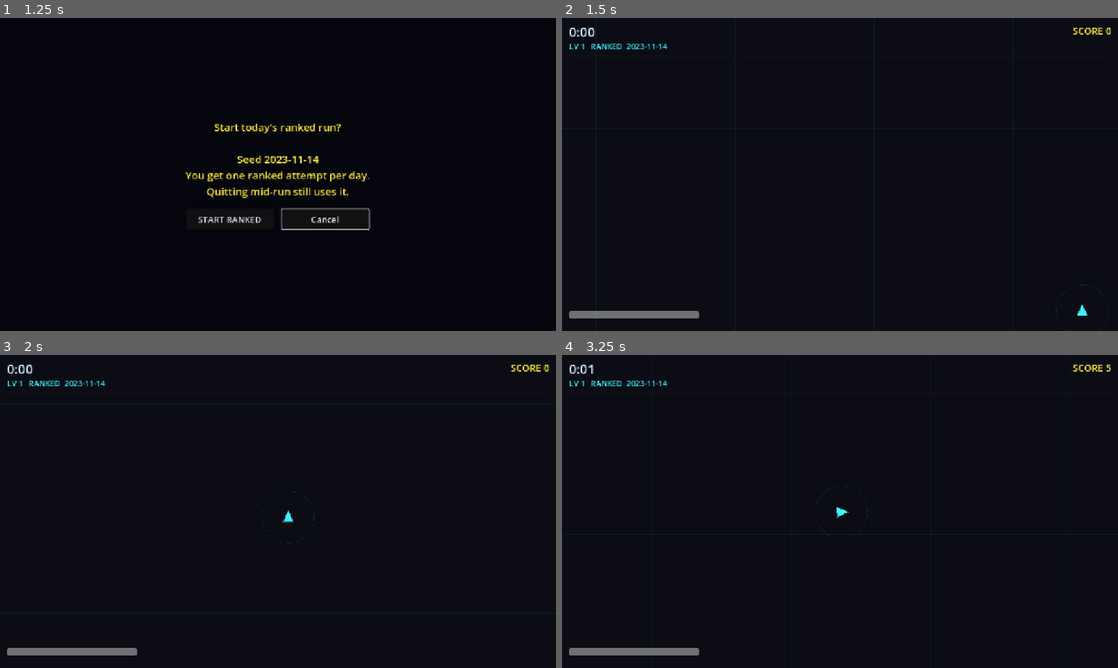
Above: before the commit, frames 1-4 (two rows, left to right).
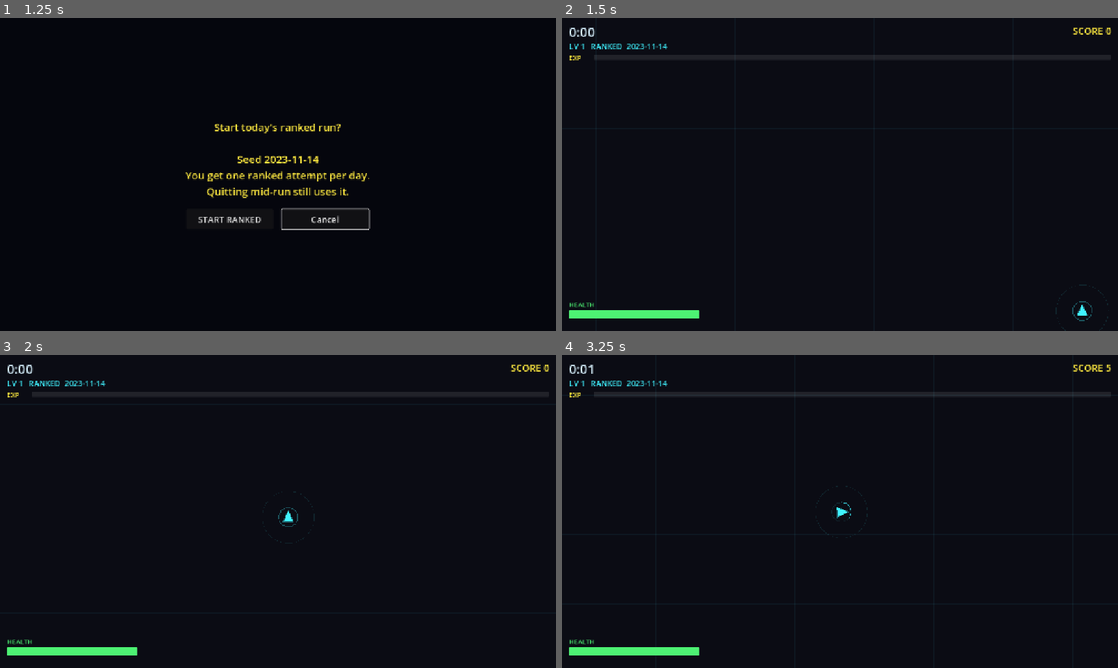
Above: after the commit, the same moments.

Repository: NeekPizza/godot-roguelite
Game: Godot game, scene res://scenes/main_menu.tscn
The game is run twice, just before and just after one commit, with the same random seed, the same clock (stepped at 60 frames per second) and the same inputs.
Inputs (mouse positions are in pixels of both pictures, inside the frame that each line leads up to):
- Up to frame 1 (1.25 s): click "TODAY — RANKED" at 0.5 s
- Up to frame 2 (1.5 s): click "START RANKED" at 1.25 s
- Up to frame 3 (2 s): no input
- Up to frame 4 (3.25 s): tap Enter (ui_accept) at 2, 2.27 s; move the mouse to (962, 495) at 2.02 s; hold D (move_right) 2.03-2.75 s; tap Space (dash, bound only after the commit) at 2.1 s; click (962, 495) at 2.17 s; tap Shift at 2.3 s; drag from (728, 527) to (856, 511) at 2.77 s

Frame 1 is identical in both runs. In frame 2, 0.7% of the frame differs, in the area x 1-96%, y 12-97%; in frame 3, 0.7%; in frame 4, 1.1%, in the area x 1-99%, y 11-96%.

Commit message:
6a: dash, and label/colour the EXP and HEALTH bars
DASH — 190px over 0.16s, 0.32s of invulnerability, 3.0s cooldown, all in
balance.gd.
- I-frames deliberately OUTLAST the movement (0.32 > 0.16) so they also cover
  the landing; a window that ended mid-dash would read as the dash "not
  working".
- Tracked in _dash_iframes, separate from damage i-frames, so the hurt tint and
  the dash tell stay visually distinct.
- The dash overrides steering for its duration. Committing to the burst is the
  cost that makes the invulnerability a decision rather than a free dodge.
- Tell: body drops to 45% alpha, three fading afterimages, and a cooldown ring
  under the player. Invulnerability the player cannot see is indistinguishable
  from luck, and a dodge that reads as luck teaches nothing.
- Bound to Space, Shift, right mouse, and the pad's right shoulder.
- dash_cooldown_scale / dash_iframe_scale exist for 6b's Guard passive.

BARS — EXP labelled and gem-gold, HEALTH labelled and green. The colours are
applied at RUNTIME from Balance.GEM_COLOR / HEALTH_COLOR: the .tscn carries
matching values for the editor preview, but a StyleBoxFlat cannot reference a
GDScript constant, so without this the EXP bar could silently stop matching the
gems it represents. xp_gem.gd now reads the same constant.

DETERMINISM — the scripted test player now dashes on a deterministic schedule,
because dash changes position and position drives kills, pickups and level
timing; leaving it out would test a movement model the game no longer uses. The
digest gained a `dashes` field. Check green including its negative control, with
24 dashes exercised over a 15-minute run.

New tests/dash_test.tscn proves the i-frames actually block damage, the cooldown
gates, and the tell is set — a dash that moves you but does not protect you is
just a speed boost. Verified the visual by briefly exaggerating the durations to
catch the transient in a still, then reverting.

Also added a dash sound; SFX_DB and the loaded set stay in sync per the
cross-check test added earlier.

Co-Authored-By: Claude Opus 4.8 (1M context) <noreply@anthropic.com>

Diff:
--- a/scenes/run.tscn
+++ b/scenes/run.tscn
@@ -1,10 +1,31 @@
-[gd_scene load_steps=6 format=3]
+[gd_scene load_steps=9 format=3]
 
 [ext_resource type="Script" path="res://scripts/run.gd" id="1"]
 [ext_resource type="PackedScene" path="res://scenes/player.tscn" id="2"]
 [ext_resource type="Script" path="res://scripts/world_bounds.gd" id="3"]
 [ext_resource type="Script" path="res://scripts/fx.gd" id="4"]
 [ext_resource type="PackedScene" path="res://scenes/settings_panel.tscn" id="5"]
+
+[sub_resource type="StyleBoxFlat" id="BarBg"]
+bg_color = Color(1, 1, 1, 0.09)
+corner_radius_top_left = 2
+corner_radius_top_right = 2
+corner_radius_bottom_right = 2
+corner_radius_bottom_left = 2
+
+[sub_resource type="StyleBoxFlat" id="XpFill"]
+bg_color = Color(1, 0.92, 0.25, 1)
+corner_radius_top_left = 2
+corner_radius_top_right = 2
+corner_radius_bottom_right = 2
+corner_radius_bottom_left = 2
+
+[sub_resource type="StyleBoxFlat" id="HpFill"]
+bg_color = Color(0.3, 0.95, 0.45, 1)
+corner_radius_top_left = 2
+corner_radius_top_right = 2
+corner_radius_bottom_right = 2
+corner_radius_bottom_left = 2
 
 [node name="Run" type="Node2D"]
 script = ExtResource("1")
@@ -63,23 +84,47 @@
 theme_override_font_sizes/font_size = 18
 text = "LV 1"
 
+[node name="HealthLabel" type="Label" parent="HUD/Root"]
+anchor_top = 1.0
+anchor_bottom = 1.0
+offset_left = 16.0
+offset_top = -72.0
+offset_right = 160.0
+offset_bottom = -50.0
+theme_override_colors/font_color = Color(0.3, 0.95, 0.45, 1)
+theme_override_font_sizes/font_size = 15
+text = "HEALTH"
+
 [node name="HPBar" type="ProgressBar" parent="HUD/Root"]
 anchor_top = 1.0
 anchor_bottom = 1.0
 offset_left = 16.0
-offset_top = -46.0
+offset_top = -48.0
 offset_right = 316.0
 offset_bottom = -28.0
+theme_override_styles/background = SubResource("BarBg")
+theme_override_styles/fill = SubResource("HpFill")
 max_value = 100.0
 value = 100.0
 show_percentage = false
 
+[node name="ExpLabel" type="Label" parent="HUD/Root"]
+offset_left = 16.0
+offset_top = 80.0
+offset_right = 76.0
+offset_bottom = 102.0
+theme_override_colors/font_color = Color(1, 0.92, 0.25, 1)
+theme_override_font_sizes/font_size = 15
+text = "EXP"
+
 [node name="XPBar" type="ProgressBar" parent="HUD/Root"]
 anchor_right = 1.0
-offset_left = 16.0
+offset_left = 74.0
 offset_top = 84.0
 offset_right = -16.0
-offset_bottom = 92.0
+offset_bottom = 96.0
+theme_override_styles/background = SubResource("BarBg")
+theme_override_styles/fill = SubResource("XpFill")
 max_value = 5.0
 value = 0.0
 show_percentage = false
--- a/scripts/balance.gd
+++ b/scripts/balance.gd
@@ -37,6 +37,22 @@
 ## Hard ceiling on pickup radius however upgrades stack. Without it, collection
 ## stops being a movement decision and becomes an automatic sweep.
 const PLAYER_PICKUP_RADIUS_MAX := 200.0
+
+# --- Dash (v1.2, 6a) ---------------------------------------------------------
+## The one active verb in a game otherwise about positioning, and the answer to
+## being cornered.
+const DASH_DISTANCE := 190.0
+const DASH_DURATION := 0.16
+## Outlasts the movement so it also covers the landing — an i-frame window that
+## ends mid-dash would read as the dash "not working".
+const DASH_IFRAMES := 0.32
+const DASH_COOLDOWN := 3.0
+## The tell. Invulnerability the player cannot see is indistinguishable from
+## luck, and a dodge that reads as luck teaches nothing.
+const DASH_ALPHA := 0.45
+const DASH_AFTERIMAGES := 3
+const DASH_AFTERIMAGE_LIFETIME := 0.26
+const DASH_COOLDOWN_RING_RADIUS := 22.0
 
 # =============================================================================
 # WEAPON (Pulse)
@@ -222,6 +238,10 @@
 # =============================================================================
 # PICKUPS
 # =============================================================================
+## Single source of truth: the EXP bar reads this so the bar and the gems on the
+## field are provably the same colour.
+const GEM_COLOR := Color(1.0, 0.92, 0.25)
+const HEALTH_COLOR := Color(0.30, 0.95, 0.45)
 const GEM_RADIUS := 5.0
 const GEM_ATTRACT_SPEED := 420.0
 
@@ -260,6 +280,7 @@
 	"level_up": -4.0,
 	"player_hurt": 0.0,
 	"run_over": 0.0,
+	"dash": -14.0,
 	"boss_spawn": -2.0,
 	"boss_death": -2.0,
 }
--- a/scripts/game_input.gd
+++ b/scripts/game_input.gd
@@ -20,6 +20,8 @@
 	# Hold to steer toward the cursor. Registered as an action rather than
 	# polled directly so Phase 5's remapping screen can reach it.
 	"move_pointer": {"keys": [], "axis": [], "buttons": [], "mouse": [MOUSE_BUTTON_LEFT]},
+	"dash": {"keys": [KEY_SPACE, KEY_SHIFT], "axis": [], "buttons": [JOY_BUTTON_RIGHT_SHOULDER],
+			 "mouse": [MOUSE_BUTTON_RIGHT]},
 }
 
 
--- a/scripts/player.gd
+++ b/scripts/player.gd
@@ -31,10 +31,22 @@
 
 var projectile_parent: Node2D
 var godmode := false  # test hook only; see docs/TESTING.md
+var dash_cooldown_scale := 1.0   # Guard passive hooks in here at 6b
+var dash_iframe_scale := 1.0
+
 var _facing := Vector2.UP
 var _scripted_elapsed := 0.0
 var _iframes := 0.0
 var _fire_cooldown := 0.0
+
+# --- Dash state ---
+var dashes_used := 0             # exposed for the determinism digest
+var _dash_time_left := 0.0       # >0 while the burst is moving
+var _dash_iframes := 0.0         # tracked apart from damage i-frames so the
+                                 # hurt tint and the dash tell stay distinct
+var _dash_cooldown_left := 0.0
+var _dash_direction := Vector2.UP
+var _afterimages: Array[Dictionary] = []
 
 
 func _ready() -> void:
@@ -57,7 +69,12 @@
 
 func _physics_process(delta: float) -> void:
 	_iframes = maxf(0.0, _iframes - delta)
+	_dash_iframes = maxf(0.0, _dash_iframes - delta)
+	_dash_cooldown_left = maxf(0.0, _dash_cooldown_left - delta)
 	_scripted_elapsed += delta
+
+	_age_afterimages(delta)
+	_try_dash()
 	_move(delta)
 	_collect_pickups()
 	_take_contact_damage()
@@ -66,11 +83,76 @@
 
 
 func _move(delta: float) -> void:
+	# A dash overrides steering for its duration: committing to the burst is the
+	# cost that makes the invulnerability a decision rather than a free dodge.
+	if _dash_time_left > 0.0:
+		var step := minf(delta, _dash_time_left)
+		_dash_time_left -= delta
+		position += _dash_direction * (Balance.DASH_DISTANCE / Balance.DASH_DURATION) * step
+		position = Arena.clamp_position(position, Balance.PLAYER_RADIUS)
+		return
+
 	var direction := _input_direction()
 	if direction.length_squared() > 0.0:
 		_facing = direction.normalized()
 		position += _facing * move_speed * delta
 		position = Arena.clamp_position(position, Balance.PLAYER_RADIUS)
+
+
+# --- Dash --------------------------------------------------------------------
+
+func can_dash() -> bool:
+	return _dash_cooldown_left <= 0.0 and _dash_time_left <= 0.0
+
+
+func dash_cooldown_fraction() -> float:
+	var total := Balance.DASH_COOLDOWN * dash_cooldown_scale
+	if total <= 0.0:
+		return 0.0
+	return clampf(_dash_cooldown_left / total, 0.0, 1.0)
+
+
+func is_dashing() -> bool:
+	return _dash_time_left > 0.0 or _dash_iframes > 0.0
+
+
+func _try_dash() -> void:
+	if not _dash_requested() or not can_dash():
+		return
+	# Dash along current steering if there is any, otherwise along facing, so a
+	# standing player still gets a usable escape rather than nothing.
+	var steer := _input_direction()
+	_dash_direction = steer.normalized() if steer.length_squared() > 0.0 else _facing
+	_facing = _dash_direction
+	_dash_time_left = Balance.DASH_DURATION
+	_dash_iframes = Balance.DASH_IFRAMES * dash_iframe_scale
+	_dash_cooldown_left = Balance.DASH_COOLDOWN * dash_cooldown_scale
+	dashes_used += 1
+
+	for i in Balance.DASH_AFTERIMAGES:
+		_afterimages.append({
+			"pos": position,
+			"angle": _facing.angle(),
+			"life": Balance.DASH_AFTERIMAGE_LIFETIME * (1.0 - float(i) * 0.22),
+			"max_life": Balance.DASH_AFTERIMAGE_LIFETIME,
+		})
+	Sfx.play("dash")
+
+
+func _dash_requested() -> bool:
+	if RunConfig.scripted_input_seed != "":
+		return ScriptedInput.wants_dash(RunConfig.scripted_input_seed, _scripted_elapsed)
+	return Input.is_action_just_pressed("dash")
+
+
+## Cosmetic only — afterimages never touch gameplay state.
+func _age_afterimages(delta: float) -> void:
+	var index := _afterimages.size() - 1
+	while index >= 0:
+		_afterimages[index]["life"] -= delta
+		if _afterimages[index]["life"] <= 0.0:
+			_afterimages.remove_at(index)
+		index -= 1
 
 
 ## Real input, unless a test has installed a synthetic player.
@@ -149,6 +231,8 @@
 func take_damage(amount: float) -> void:
 	if godmode:
 		return
+	if _dash_iframes > 0.0:
+		return  # Dashing through it — the whole point of the dash.
 	if _iframes > 0.0 or hp <= 0.0:
 		return  # Already dead: never emit `died` twice.
 	hp -= amount
@@ -165,17 +249,49 @@
 	damaged.emit(hp)
 
 
-func _draw() -> void:
-	var radius := Balance.PLAYER_RADIUS
-	var color := COLOR_HURT if _iframes > 0.0 else COLOR_BODY
-	var angle := _facing.angle() + PI * 0.5
-	var points := PackedVector2Array([
+func _body_points(radius: float, angle: float) -> PackedVector2Array:
+	return PackedVector2Array([
 		Vector2(0.0, -radius).rotated(angle),
 		Vector2(-radius * 0.8, radius * 0.7).rotated(angle),
 		Vector2(radius * 0.8, radius * 0.7).rotated(angle),
 	])
-	draw_colored_polygon(points, color)
+
+
+func _draw() -> void:
+	var radius := Balance.PLAYER_RADIUS
+	var color := COLOR_HURT if _iframes > 0.0 else COLOR_BODY
+
+	# Afterimages trail behind the dash, drawn in this node's local space.
+	for image in _afterimages:
+		var fade: float = clampf(image["life"] / image["max_life"], 0.0, 1.0)
+		var local: Vector2 = image["pos"] - position
+		var ghost := _body_points(radius, image["angle"] + PI * 0.5)
+		for i in ghost.size():
+			ghost[i] += local
+		draw_colored_polygon(ghost, Color(COLOR_BODY, 0.30 * fade))
+
+	var angle := _facing.angle() + PI * 0.5
+	var points := _body_points(radius, angle)
+	# Translucent while invulnerable: the tell has to be legible at a glance,
+	# because an unseen i-frame window is indistinguishable from luck.
+	var body_alpha := Balance.DASH_ALPHA if is_dashing() else 1.0
+	draw_colored_polygon(points, Color(color, body_alpha))
 	# Faked glow: GL Compatibility has no cheap post-process bloom, so we ring
 	# the shape with a translucent outline instead.
-	draw_polyline(points + PackedVector2Array([points[0]]), Color(color, 0.35), 3.0)
+	draw_polyline(points + PackedVector2Array([points[0]]), Color(color, 0.35 * body_alpha), 3.0)
 	draw_arc(Vector2.ZERO, pickup_radius, 0.0, TAU, 32, Color(color, 0.10), 1.0)
+
+	_draw_dash_ring()
+
+
+## Cooldown as a ring that fills back around the player, so readiness is visible
+## without looking away from the fight.
+func _draw_dash_ring() -> void:
+	var ring := Balance.DASH_COOLDOWN_RING_RADIUS
+	if can_dash():
+		draw_arc(Vector2.ZERO, ring, 0.0, TAU, 28, Color(COLOR_BODY, 0.30), 2.0)
+		return
+	var ready_fraction := 1.0 - dash_cooldown_fraction()
+	draw_arc(Vector2.ZERO, ring, 0.0, TAU, 28, Color(COLOR_BODY, 0.10), 2.0)
+	draw_arc(Vector2.ZERO, ring, -PI * 0.5, -PI * 0.5 + TAU * ready_fraction, 28,
+		Color(COLOR_BODY, 0.55), 2.0)
--- a/scripts/run.gd
+++ b/scripts/run.gd
@@ -27,6 +27,8 @@
 @onready var _level_label: Label = $HUD/Root/LevelLabel
 @onready var _hp_bar: ProgressBar = $HUD/Root/HPBar
 @onready var _xp_bar: ProgressBar = $HUD/Root/XPBar
+@onready var _exp_label: Label = $HUD/Root/ExpLabel
+@onready var _health_label: Label = $HUD/Root/HealthLabel
 
 @onready var _levelup_layer: CanvasLayer = $LevelUpLayer
 @onready var _levelup_buttons: HBoxContainer = $LevelUpLayer/Root/Center/Panel/Cards
@@ -132,6 +134,8 @@
 	_pause_menu.pressed.connect(_to_menu)
 	_pause_settings_panel.closed.connect(_close_pause_settings)
 
+	_apply_bar_colours()
+
 	_levelup_layer.hide()
 	_pause_layer.hide()
 	_pause_settings_panel.hide()
@@ -178,6 +182,28 @@
 	Sfx.stop_all()
 	await get_tree().process_frame
 	get_tree().quit()
+
+
+## Drive the bar colours from balance.gd at runtime.
+##
+## The scene file carries matching values so the editor preview looks right, but
+## a StyleBoxFlat in a .tscn cannot reference a GDScript constant — so without
+## this the two could silently drift and the EXP bar would stop matching the gems
+## it represents. Styleboxes are Resources and shared by default, hence the
+## duplicate().
+func _apply_bar_colours() -> void:
+	_tint_bar(_xp_bar, Balance.GEM_COLOR)
+	_tint_bar(_hp_bar, Balance.HEALTH_COLOR)
+	_exp_label.add_theme_color_override("font_color", Balance.GEM_COLOR)
+	_health_label.add_theme_color_override("font_color", Balance.HEALTH_COLOR)
+
+
+func _tint_bar(bar: ProgressBar, colour: Color) -> void:
+	var fill := bar.get_theme_stylebox("fill")
+	if fill is StyleBoxFlat:
+		var styled: StyleBoxFlat = fill.duplicate()
+		styled.bg_color = colour
+		bar.add_theme_stylebox_override("fill", styled)
 
 
 # --- Pause -------------------------------------------------------------------
@@ -490,9 +516,9 @@
 ## wave scheduler made over the whole run. Two runs matching on score alone could
 ## still have consumed the stream differently; matching on RNG state cannot.
 func _state_digest() -> String:
-	return "rng=%d pos=(%.3f,%.3f) hp=%.3f elapsed=%.3f kills=%d killscore=%d xp=%d level=%d bosses=%d nextboss=%d alive=%d gems=%d spawned=%s" % [
+	return "rng=%d pos=(%.3f,%.3f) hp=%.3f dashes=%d elapsed=%.3f kills=%d killscore=%d xp=%d level=%d bosses=%d nextboss=%d alive=%d gems=%d spawned=%s" % [
 		_spawn_rng.state,
-		_player.position.x, _player.position.y, _player.hp,
+		_player.position.x, _player.position.y, _player.hp, _player.dashes_used,
 		_elapsed, _kills, _kill_score, _xp_collected, _level,
 		_bosses_killed, _next_boss,
 		_enemies.get_child_count(), _gems.get_child_count(),
--- a/scripts/scripted_input.gd
+++ b/scripts/scripted_input.gd
@@ -14,6 +14,19 @@
 ## so simulating a player cannot itself perturb spawn_rng.
 
 const CHANGE_INTERVAL := 0.7
+const DASH_INTERVAL := 1.9
+
+
+## Deterministic dash presses, so the determinism check covers the dash path.
+## Dash changes position, and position drives kills, pickups and level timing —
+## leaving it out would mean testing a movement model the game no longer uses.
+static func wants_dash(seed_string: String, elapsed: float) -> bool:
+	if seed_string == "":
+		return false
+	# True on the single physics tick that crosses each interval boundary.
+	var step := 1.0 / 60.0
+	var previous := floori((elapsed - step) / DASH_INTERVAL)
+	return floori(elapsed / DASH_INTERVAL) > previous
 
 
 static func direction(seed_string: String, elapsed: float) -> Vector2:
--- a/scripts/sfx.gd
+++ b/scripts/sfx.gd
@@ -20,6 +20,7 @@
 	"level_up": preload("res://assets/sfx/level_up.wav"),
 	"player_hurt": preload("res://assets/sfx/player_hurt.wav"),
 	"run_over": preload("res://assets/sfx/run_over.wav"),
+	"dash": preload("res://assets/sfx/dash.wav"),
 	"boss_spawn": preload("res://assets/sfx/boss_spawn.wav"),
 	"boss_death": preload("res://assets/sfx/boss_death.wav"),
 }
--- a/scripts/xp_gem.gd
+++ b/scripts/xp_gem.gd
@@ -3,8 +3,6 @@
 ## XP gem. Persists for the whole run — no despawn timer, so uncollected XP on
 ## the field is a risk/reward decision rather than a punishment for looking
 ## away (GDD section 6). Values live in balance.gd.
-
-const COLOR := Color(1.0, 0.92, 0.25)
 
 var value := 1
 var _target: Node2D
@@ -30,5 +28,5 @@
 		Vector2(0.0, -radius), Vector2(radius, 0.0),
 		Vector2(0.0, radius), Vector2(-radius, 0.0),
 	])
-	draw_colored_polygon(points, COLOR)
-	draw_circle(Vector2.ZERO, radius * 2.2, Color(COLOR, 0.12))
+	draw_colored_polygon(points, Balance.GEM_COLOR)
+	draw_circle(Vector2.ZERO, radius * 2.2, Color(Balance.GEM_COLOR, 0.12))
--- /dev/null
+++ b/tests/dash_test.gd
@@ -0,0 +1,77 @@
+extends Node
+
+## Dash behaviour (GDD section 3). The i-frames ARE the feature — a dash that
+## moves you but does not protect you is just a speed boost.
+
+var _ok := true
+
+
+func _check(label: String, passed: bool) -> void:
+	if not passed:
+		_ok = false
+	print("  %-56s %s" % [label, "OK" if passed else "FAIL"])
+
+
+func _make_player() -> Node:
+	var player: Node = load("res://scenes/player.tscn").instantiate()
+	add_child(player)
+	return player
+
+
+func _ready() -> void:
+	var player := _make_player()
+
+	print("=== invulnerability ===")
+	player.hp = 100.0
+	player.take_damage(30.0)
+	_check("no dash: damage lands (hp %.0f)" % player.hp, player.hp == 70.0)
+
+	player.hp = 100.0
+	player._dash_iframes = Balance.DASH_IFRAMES
+	player.take_damage(30.0)
+	_check("dashing: damage is ignored (hp %.0f)" % player.hp, player.hp == 100.0)
+
+	player._dash_iframes = 0.0
+	player.hp = 100.0
+	player._iframes = 0.0
+	player.take_damage(30.0)
+	_check("after the window: damage lands again (hp %.0f)" % player.hp, player.hp == 70.0)
+
+	print("\n=== cooldown gating ===")
+	var fresh := _make_player()
+	_check("starts ready", fresh.can_dash())
+	fresh._dash_cooldown_left = Balance.DASH_COOLDOWN
+	_check("blocked while cooling down", not fresh.can_dash())
+	_check("cooldown fraction is full (%.2f)" % fresh.dash_cooldown_fraction(),
+		absf(fresh.dash_cooldown_fraction() - 1.0) < 0.01)
+	fresh._dash_cooldown_left = 0.0
+	_check("ready again once it expires", fresh.can_dash())
+
+	print("\n=== the tell is visible ===")
+	fresh._dash_iframes = Balance.DASH_IFRAMES
+	_check("is_dashing() true during i-frames", fresh.is_dashing())
+	_check("i-frames outlast the movement (%.2fs > %.2fs)" % [
+		Balance.DASH_IFRAMES, Balance.DASH_DURATION],
+		Balance.DASH_IFRAMES > Balance.DASH_DURATION)
+	fresh._dash_iframes = 0.0
+	_check("not dashing when idle", not fresh.is_dashing())
+
+	print("\n=== sane starting values ===")
+	_check("cooldown in the 2-5s band (%.1fs)" % Balance.DASH_COOLDOWN,
+		Balance.DASH_COOLDOWN >= 2.0 and Balance.DASH_COOLDOWN <= 5.0)
+	_check("dash covers ground vs walking (%.0fpx vs %.0fpx in %.2fs)" % [
+		Balance.DASH_DISTANCE, Balance.PLAYER_MOVE_SPEED * Balance.DASH_DURATION,
+		Balance.DASH_DURATION],
+		Balance.DASH_DISTANCE > Balance.PLAYER_MOVE_SPEED * Balance.DASH_DURATION * 2.0)
+
+	print("\n=== scripted dash is deterministic ===")
+	var a := ScriptedInput.wants_dash("seed-a", 1.9)
+	var b := ScriptedInput.wants_dash("seed-a", 1.9)
+	_check("same (seed, time) gives the same answer", a == b)
+	_check("no seed means no dash", not ScriptedInput.wants_dash("", 1.9))
+
+	print("\n=== EXP bar matches the gems it represents ===")
+	_check("bar colour is Balance.GEM_COLOR", Balance.GEM_COLOR == Color(1.0, 0.92, 0.25))
+
+	print("\nRESULT: %s" % ("PASS" if _ok else "FAIL"))
+	get_tree().quit(0 if _ok else 1)
--- /dev/null
+++ b/tests/dash_test.tscn
@@ -0,0 +1,6 @@
+[gd_scene load_steps=2 format=3]
+
+[ext_resource type="Script" path="res://tests/dash_test.gd" id="1"]
+
+[node name="DashTest" type="Node"]
+script = ExtResource("1")
--- a/tests/input_test.gd
+++ b/tests/input_test.gd
@@ -31,7 +31,7 @@
 
 func _ready() -> void:
 	print("=== gameplay actions work on keyboard AND gamepad ===")
-	for action in ["move_left", "move_right", "move_up", "move_down", "pause", "restart"]:
+	for action in ["move_left", "move_right", "move_up", "move_down", "pause", "restart", "dash"]:
 		var kinds := _kinds(action)
 		_check("%s (key=%s pad=%s)" % [action, kinds["key"], kinds["pad"]],
 			kinds["key"] and kinds["pad"])
@@ -39,6 +39,8 @@
 	print("\n=== mouse steering ===")
 	var pointer := _kinds("move_pointer")
 	_check("move_pointer bound to a mouse button", pointer["mouse"])
+	var dash := _kinds("dash")
+	_check("dash reachable on mouse too", dash["mouse"])
 
 	print("\n=== menu navigation is possible on a gamepad ===")
 	# Godot's built-in ui_* actions carry the menu. If these lose their joypad
Not shown, added: assets/sfx/dash.wav.import
Not shown, changed: assets/CREDITS.md
Not shown, changed: assets/sfx/boss_death.wav
Not shown, changed: assets/sfx/boss_spawn.wav
Not shown, added: assets/sfx/dash.wav
Not shown, changed: docs/GDD.md
Not shown, changed: docs/TESTING.md
Not shown, changed: tools/gen_sfx.py
